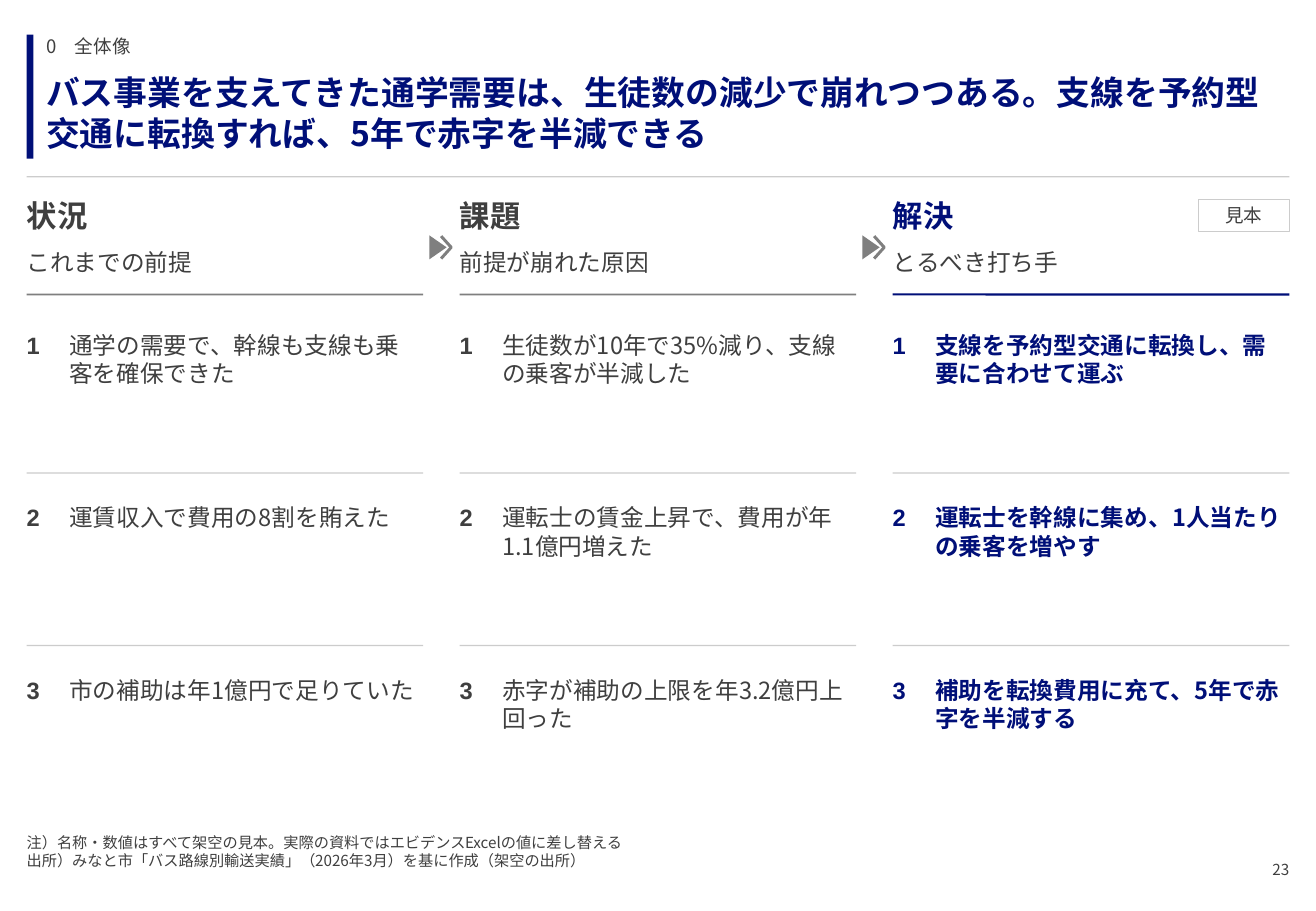
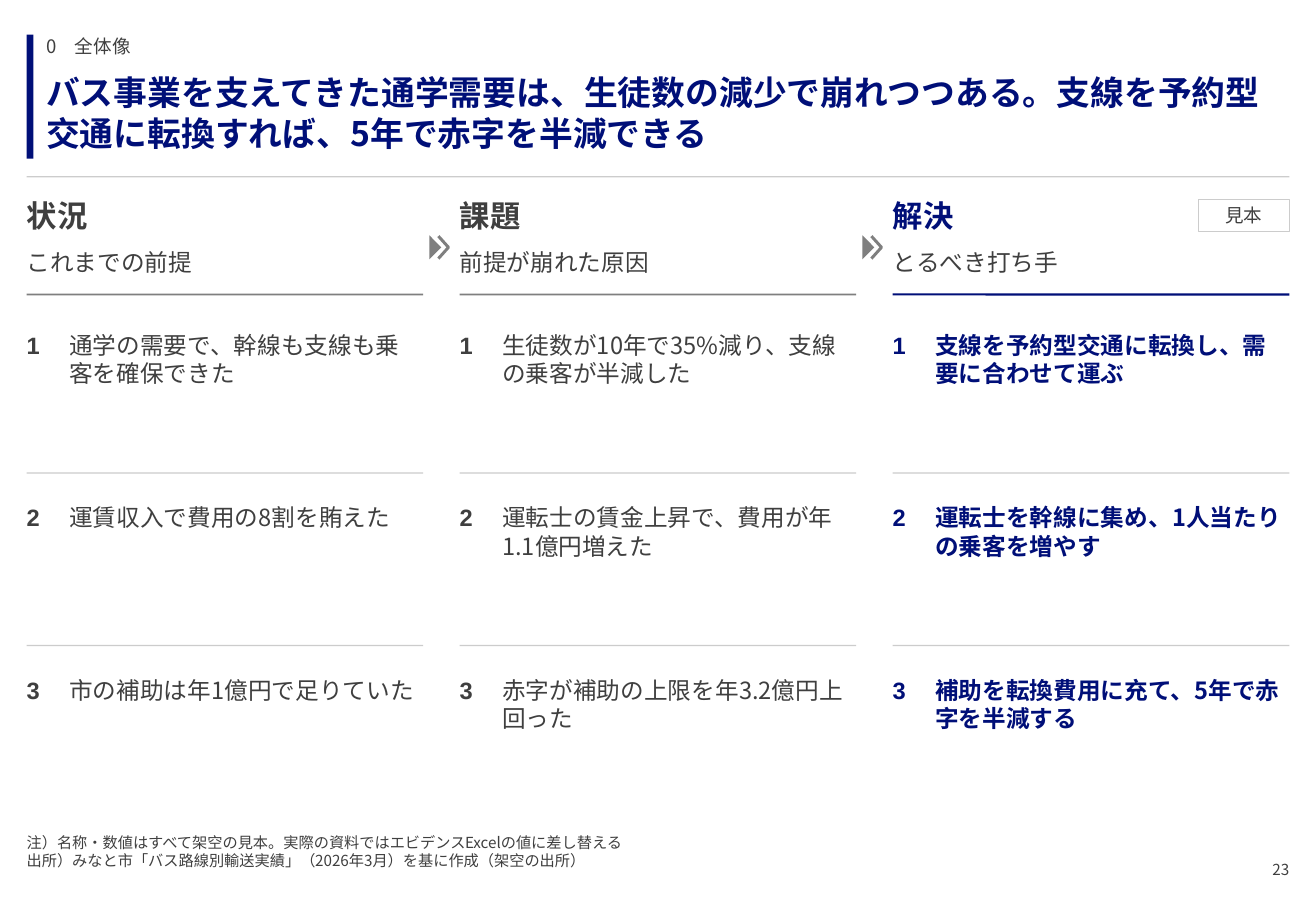
Before and after one commit to GontaHH/slide_builder, a slide deck: slide 23 of patterns/pattern-deck.pptx. Drawn at 1316x911 pixels with LibreOffice and Linux fonts; fonts in the diff are those of the drawing. Boxes give left, top, right and bottom in pixels: in the first picture for what was removed or moved away, otherwise in the second. Text is boxed around its words. In the diff, an @@ line names an element or a change of style, - is before the commit and + after.

```diff
--- a/patterns/pattern-deck.pptx
+++ b/patterns/pattern-deck.pptx
@@ freeform shape resized from (x1=429, y1=236, x2=446, y2=260) to (x1=429, y1=236, x2=441, y2=260) @@
@@ freeform shape at (x1=439, y1=236, x2=448, y2=258): outline redrawn @@
@@ freeform shape resized from (x1=863, y1=236, x2=880, y2=260) to (x1=863, y1=236, x2=875, y2=260) @@
@@ freeform shape moved from (x1=875, y1=236, x2=885, y2=258) to (x1=871, y1=236, x2=881, y2=258) @@
```
Also in this commit, not shown: 8 other slides changed, 4 other files.
